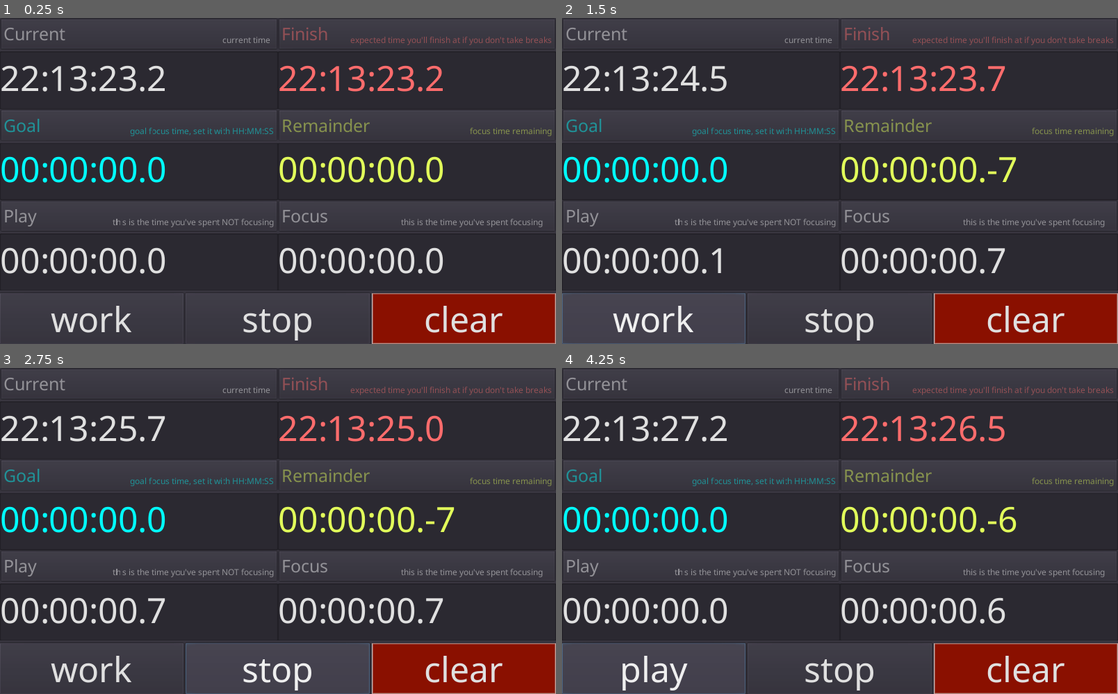
Above: before the commit, frames 1-4 (two rows, left to right).
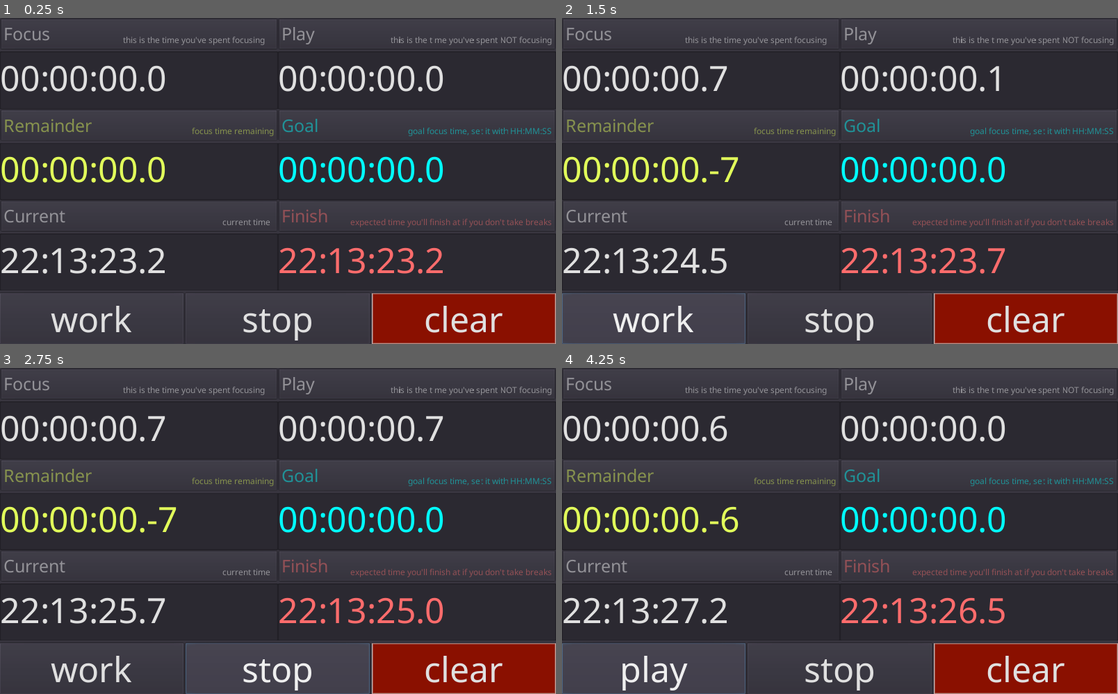
Above: after the commit, the same moments.

Repository: Streq/workplaytimer
Game: Godot game, scene res://main.tscn
Same seed, same stepped clock (60 frames per second), same inputs: the game is played once before the commit and once after it.
Inputs:
- Up to frame 1 (0.25 s): no input
- Up to frame 2 (1.5 s): click "work" at 0.5 s; click "play" at 1.25 s
- Up to frame 3 (2.75 s): click "stop" at 2 s
- Up to frame 4 (4.25 s): click "clear" at 2.75 s; click "work" at 3.5 s

The runs differ from the first frame. In frame 1, 8.2% of the frame differs, in the area x 0-100%, y 2-79%; in frame 2, 8.4%; in frame 3, 8.2%; in frame 4, 8.5%.

Commit message:
No guarde que gil

Diff:
--- a/main.tscn
+++ b/main.tscn
@@ -80,9 +80,191 @@
 custom_constants/hseparation = 0
 columns = 2
 
+[node name="VBoxContainer6" type="VBoxContainer" parent="HBoxContainer/VBoxContainer/GridContainer"]
+margin_right = 512.0
+margin_bottom = 168.0
+size_flags_horizontal = 3
+size_flags_vertical = 3
+
+[node name="Panel" type="PanelContainer" parent="HBoxContainer/VBoxContainer/GridContainer/VBoxContainer6"]
+margin_right = 512.0
+margin_bottom = 59.0
+grow_vertical = 0
+
+[node name="Label" type="Label" parent="HBoxContainer/VBoxContainer/GridContainer/VBoxContainer6/Panel"]
+self_modulate = Color( 1, 1, 1, 0.45098 )
+margin_left = 7.0
+margin_top = 7.0
+margin_right = 505.0
+margin_bottom = 52.0
+grow_horizontal = 0
+custom_fonts/font = ExtResource( 9 )
+text = "Focus"
+
+[node name="Label2" type="Label" parent="HBoxContainer/VBoxContainer/GridContainer/VBoxContainer6/Panel/Label"]
+self_modulate = Color( 1, 1, 1, 0.45098 )
+anchor_left = 1.0
+anchor_top = 1.0
+anchor_right = 1.0
+anchor_bottom = 1.0
+margin_left = -278.0
+margin_top = -23.0
+grow_horizontal = 0
+custom_fonts/font = ExtResource( 8 )
+text = "this is the time you've spent focusing"
+
+[node name="work_timer" parent="HBoxContainer/VBoxContainer/GridContainer/VBoxContainer6" instance=ExtResource( 3 )]
+unique_name_in_owner = true
+margin_top = 63.0
+margin_right = 512.0
+margin_bottom = 168.0
+hint_tooltip = "This is the time you've spent working"
+size_flags_horizontal = 3
+size_flags_vertical = 3
+stopped = true
+
+[node name="VBoxContainer5" type="VBoxContainer" parent="HBoxContainer/VBoxContainer/GridContainer"]
+margin_left = 512.0
+margin_right = 1024.0
+margin_bottom = 168.0
+size_flags_horizontal = 3
+size_flags_vertical = 3
+
+[node name="PanelContainer" type="PanelContainer" parent="HBoxContainer/VBoxContainer/GridContainer/VBoxContainer5"]
+margin_right = 512.0
+margin_bottom = 59.0
+
+[node name="Label" type="Label" parent="HBoxContainer/VBoxContainer/GridContainer/VBoxContainer5/PanelContainer"]
+self_modulate = Color( 1, 1, 1, 0.45098 )
+margin_left = 7.0
+margin_top = 7.0
+margin_right = 505.0
+margin_bottom = 52.0
+grow_horizontal = 0
+custom_fonts/font = ExtResource( 9 )
+text = "Play"
+
+[node name="Label2" type="Label" parent="HBoxContainer/VBoxContainer/GridContainer/VBoxContainer5/PanelContainer/Label"]
+self_modulate = Color( 1, 1, 1, 0.45098 )
+anchor_left = 1.0
+anchor_top = 1.0
+anchor_right = 1.0
+anchor_bottom = 1.0
+margin_left = -278.0
+margin_top = -23.0
+grow_horizontal = 0
+custom_fonts/font = ExtResource( 8 )
+text = "this is the time you've spent NOT focusing"
+
+[node name="play_timer" parent="HBoxContainer/VBoxContainer/GridContainer/VBoxContainer5" instance=ExtResource( 3 )]
+unique_name_in_owner = true
+margin_top = 63.0
+margin_right = 512.0
+margin_bottom = 168.0
+hint_tooltip = "This is the time you've spent NOT working"
+size_flags_horizontal = 3
+size_flags_vertical = 3
+
+[node name="VBoxContainer4" type="VBoxContainer" parent="HBoxContainer/VBoxContainer/GridContainer"]
+margin_top = 168.0
+margin_right = 512.0
+margin_bottom = 335.0
+size_flags_horizontal = 3
+size_flags_vertical = 3
+
+[node name="PanelContainer" type="PanelContainer" parent="HBoxContainer/VBoxContainer/GridContainer/VBoxContainer4"]
+margin_right = 512.0
+margin_bottom = 59.0
+
+[node name="Label" type="Label" parent="HBoxContainer/VBoxContainer/GridContainer/VBoxContainer4/PanelContainer"]
+modulate = Color( 0.890196, 1, 0.356863, 1 )
+self_modulate = Color( 1, 1, 1, 0.45098 )
+margin_left = 7.0
+margin_top = 7.0
+margin_right = 505.0
+margin_bottom = 52.0
+grow_horizontal = 0
+custom_fonts/font = ExtResource( 9 )
+text = "Remainder"
+
+[node name="Label2" type="Label" parent="HBoxContainer/VBoxContainer/GridContainer/VBoxContainer4/PanelContainer/Label"]
+self_modulate = Color( 1, 1, 1, 0.45098 )
+anchor_left = 1.0
+anchor_top = 1.0
+anchor_right = 1.0
+anchor_bottom = 1.0
+margin_left = -116.0
+margin_top = -23.0
+grow_horizontal = 0
+custom_fonts/font = ExtResource( 8 )
+text = "focus time remaining"
+
+[node name="work_remainder" type="TextEdit" parent="HBoxContainer/VBoxContainer/GridContainer/VBoxContainer4"]
+unique_name_in_owner = true
+margin_top = 63.0
+margin_right = 512.0
+margin_bottom = 167.0
+hint_tooltip = "This is the time you've got left"
+size_flags_horizontal = 3
+size_flags_vertical = 3
+custom_colors/font_color = Color( 0.890196, 1, 0.356863, 1 )
+text = "00:00:00"
+script = ExtResource( 1 )
+goal_path = NodePath("../../VBoxContainer3/work_goal")
+timer_path = NodePath("../../VBoxContainer6/work_timer")
+
+[node name="VBoxContainer3" type="VBoxContainer" parent="HBoxContainer/VBoxContainer/GridContainer"]
+margin_left = 512.0
+margin_top = 168.0
+margin_right = 1024.0
+margin_bottom = 335.0
+size_flags_horizontal = 3
+size_flags_vertical = 3
+
+[node name="PanelContainer" type="PanelContainer" parent="HBoxContainer/VBoxContainer/GridContainer/VBoxContainer3"]
+margin_right = 512.0
+margin_bottom = 59.0
+
+[node name="Label" type="Label" parent="HBoxContainer/VBoxContainer/GridContainer/VBoxContainer3/PanelContainer"]
+modulate = Color( 0, 1, 1, 1 )
+self_modulate = Color( 1, 1, 1, 0.45098 )
+margin_left = 7.0
+margin_top = 7.0
+margin_right = 505.0
+margin_bottom = 52.0
+grow_horizontal = 0
+custom_fonts/font = ExtResource( 9 )
+text = "Goal"
+
+[node name="Label2" type="Label" parent="HBoxContainer/VBoxContainer/GridContainer/VBoxContainer3/PanelContainer/Label"]
+self_modulate = Color( 1, 1, 1, 0.45098 )
+anchor_left = 1.0
+anchor_top = 1.0
+anchor_right = 1.0
+anchor_bottom = 1.0
+margin_left = -223.0
+margin_top = -23.0
+grow_horizontal = 0
+custom_fonts/font = ExtResource( 8 )
+text = "goal focus time, set it with HH:MM:SS"
+
+[node name="work_goal" type="TextEdit" parent="HBoxContainer/VBoxContainer/GridContainer/VBoxContainer3"]
+unique_name_in_owner = true
+margin_top = 63.0
+margin_right = 512.0
+margin_bottom = 167.0
+hint_tooltip = "This is the time you want to have spent working,
+you can set it using the format HH:MM:SS"
+size_flags_horizontal = 3
+size_flags_vertical = 3
+custom_colors/font_color = Color( 0, 1, 1, 1 )
+text = "00:30:00"
+script = ExtResource( 5 )
+
 [node name="VBoxContainer" type="VBoxContainer" parent="HBoxContainer/VBoxContainer/GridContainer"]
-margin_right = 512.0
-margin_bottom = 168.0
+margin_top = 335.0
+margin_right = 512.0
+margin_bottom = 502.0
 size_flags_horizontal = 3
 size_flags_vertical = 3
 
@@ -116,7 +298,7 @@
 unique_name_in_owner = true
 margin_top = 63.0
 margin_right = 512.0
-margin_bottom = 168.0
+margin_bottom = 167.0
 hint_tooltip = "Current time"
 size_flags_horizontal = 3
 size_flags_vertical = 3
@@ -125,8 +307,9 @@
 
 [node name="VBoxContainer2" type="VBoxContainer" parent="HBoxContainer/VBoxContainer/GridContainer"]
 margin_left = 512.0
-margin_right = 1024.0
-margin_bottom = 168.0
+margin_top = 335.0
+margin_right = 1024.0
+margin_bottom = 502.0
 size_flags_horizontal = 3
 size_flags_vertical = 3
 
@@ -161,7 +344,7 @@
 unique_name_in_owner = true
 margin_top = 63.0
 margin_right = 512.0
-margin_bottom = 168.0
+margin_bottom = 167.0
 hint_tooltip = "This is the time you are expected to finish at,
 provided you don't take any breaks"
 size_flags_horizontal = 3
@@ -174,189 +357,6 @@
 goal_path = NodePath("../../VBoxContainer3/work_goal")
 now_path = NodePath("../../VBoxContainer/now")
 
-[node name="VBoxContainer3" type="VBoxContainer" parent="HBoxContainer/VBoxContainer/GridContainer"]
-margin_top = 168.0
-margin_right = 512.0
-margin_bottom = 335.0
-size_flags_horizontal = 3
-size_flags_vertical = 3
-
-[node name="PanelContainer" type="PanelContainer" parent="HBoxContainer/VBoxContainer/GridContainer/VBoxContainer3"]
-margin_right = 512.0
-margin_bottom = 59.0
-
-[node name="Label" type="Label" parent="HBoxContainer/VBoxContainer/GridContainer/VBoxContainer3/PanelContainer"]
-modulate = Color( 0, 1, 1, 1 )
-self_modulate = Color( 1, 1, 1, 0.45098 )
-margin_left = 7.0
-margin_top = 7.0
-margin_right = 505.0
-margin_bottom = 52.0
-grow_horizontal = 0
-custom_fonts/font = ExtResource( 9 )
-text = "Goal"
-
-[node name="Label2" type="Label" parent="HBoxContainer/VBoxContainer/GridContainer/VBoxContainer3/PanelContainer/Label"]
-self_modulate = Color( 1, 1, 1, 0.45098 )
-anchor_left = 1.0
-anchor_top = 1.0
-anchor_right = 1.0
-anchor_bottom = 1.0
-margin_left = -223.0
-margin_top = -23.0
-grow_horizontal = 0
-custom_fonts/font = ExtResource( 8 )
-text = "goal focus time, set it with HH:MM:SS"
-
-[node name="work_goal" type="TextEdit" parent="HBoxContainer/VBoxContainer/GridContainer/VBoxContainer3"]
-unique_name_in_owner = true
-margin_top = 63.0
-margin_right = 512.0
-margin_bottom = 167.0
-hint_tooltip = "This is the time you want to have spent working,
-you can set it using the format HH:MM:SS"
-size_flags_horizontal = 3
-size_flags_vertical = 3
-custom_colors/font_color = Color( 0, 1, 1, 1 )
-text = "00:30:00"
-script = ExtResource( 5 )
-
-[node name="VBoxContainer4" type="VBoxContainer" parent="HBoxContainer/VBoxContainer/GridContainer"]
-margin_left = 512.0
-margin_top = 168.0
-margin_right = 1024.0
-margin_bottom = 335.0
-size_flags_horizontal = 3
-size_flags_vertical = 3
-
-[node name="PanelContainer" type="PanelContainer" parent="HBoxContainer/VBoxContainer/GridContainer/VBoxContainer4"]
-margin_right = 512.0
-margin_bottom = 59.0
-
-[node name="Label" type="Label" parent="HBoxContainer/VBoxContainer/GridContainer/VBoxContainer4/PanelContainer"]
-modulate = Color( 0.890196, 1, 0.356863, 1 )
-self_modulate = Color( 1, 1, 1, 0.45098 )
-margin_left = 7.0
-margin_top = 7.0
-margin_right = 505.0
-margin_bottom = 52.0
-grow_horizontal = 0
-custom_fonts/font = ExtResource( 9 )
-text = "Remainder"
-
-[node name="Label2" type="Label" parent="HBoxContainer/VBoxContainer/GridContainer/VBoxContainer4/PanelContainer/Label"]
-self_modulate = Color( 1, 1, 1, 0.45098 )
-anchor_left = 1.0
-anchor_top = 1.0
-anchor_right = 1.0
-anchor_bottom = 1.0
-margin_left = -116.0
-margin_top = -23.0
-grow_horizontal = 0
-custom_fonts/font = ExtResource( 8 )
-text = "focus time remaining"
-
-[node name="work_remainder" type="TextEdit" parent="HBoxContainer/VBoxContainer/GridContainer/VBoxContainer4"]
-unique_name_in_owner = true
-margin_top = 63.0
-margin_right = 512.0
-margin_bottom = 167.0
-hint_tooltip = "This is the time you've got left"
-size_flags_horizontal = 3
-size_flags_vertical = 3
-custom_colors/font_color = Color( 0.890196, 1, 0.356863, 1 )
-text = "00:00:00"
-script = ExtResource( 1 )
-goal_path = NodePath("../../VBoxContainer3/work_goal")
-timer_path = NodePath("../../VBoxContainer6/work_timer")
-
-[node name="VBoxContainer5" type="VBoxContainer" parent="HBoxContainer/VBoxContainer/GridContainer"]
-margin_top = 335.0
-margin_right = 512.0
-margin_bottom = 502.0
-size_flags_horizontal = 3
-size_flags_vertical = 3
-
-[node name="PanelContainer" type="PanelContainer" parent="HBoxContainer/VBoxContainer/GridContainer/VBoxContainer5"]
-margin_right = 512.0
-margin_bottom = 59.0
-
-[node name="Label" type="Label" parent="HBoxContainer/VBoxContainer/GridContainer/VBoxContainer5/PanelContainer"]
-self_modulate = Color( 1, 1, 1, 0.45098 )
-margin_left = 7.0
-margin_top = 7.0
-margin_right = 505.0
-margin_bottom = 52.0
-grow_horizontal = 0
-custom_fonts/font = ExtResource( 9 )
-text = "Play"
-
-[node name="Label2" type="Label" parent="HBoxContainer/VBoxContainer/GridContainer/VBoxContainer5/PanelContainer/Label"]
-self_modulate = Color( 1, 1, 1, 0.45098 )
-anchor_left = 1.0
-anchor_top = 1.0
-anchor_right = 1.0
-anchor_bottom = 1.0
-margin_left = -278.0
-margin_top = -23.0
-grow_horizontal = 0
-custom_fonts/font = ExtResource( 8 )
-text = "this is the time you've spent NOT focusing"
-
-[node name="play_timer" parent="HBoxContainer/VBoxContainer/GridContainer/VBoxContainer5" instance=ExtResource( 3 )]
-unique_name_in_owner = true
-margin_top = 63.0
-margin_right = 512.0
-margin_bottom = 167.0
-hint_tooltip = "This is the time you've spent NOT working"
-size_flags_horizontal = 3
-size_flags_vertical = 3
-
-[node name="VBoxContainer6" type="VBoxContainer" parent="HBoxContainer/VBoxContainer/GridContainer"]
-margin_left = 512.0
-margin_top = 335.0
-margin_right = 1024.0
-margin_bottom = 502.0
-size_flags_horizontal = 3
-size_flags_vertical = 3
-
-[node name="Panel" type="PanelContainer" parent="HBoxContainer/VBoxContainer/GridContainer/VBoxContainer6"]
-margin_right = 512.0
-margin_bottom = 59.0
-grow_vertical = 0
-
-[node name="Label" type="Label" parent="HBoxContainer/VBoxContainer/GridContainer/VBoxContainer6/Panel"]
-self_modulate = Color( 1, 1, 1, 0.45098 )
-margin_left = 7.0
-margin_top = 7.0
-margin_right = 505.0
-margin_bottom = 52.0
-grow_horizontal = 0
-custom_fonts/font = ExtResource( 9 )
-text = "Focus"
-
-[node name="Label2" type="Label" parent="HBoxContainer/VBoxContainer/GridContainer/VBoxContainer6/Panel/Label"]
-self_modulate = Color( 1, 1, 1, 0.45098 )
-anchor_left = 1.0
-anchor_top = 1.0
-anchor_right = 1.0
-anchor_bottom = 1.0
-margin_left = -278.0
-margin_top = -23.0
-grow_horizontal = 0
-custom_fonts/font = ExtResource( 8 )
-text = "this is the time you've spent focusing"
-
-[node name="work_timer" parent="HBoxContainer/VBoxContainer/GridContainer/VBoxContainer6" instance=ExtResource( 3 )]
-unique_name_in_owner = true
-margin_top = 63.0
-margin_right = 512.0
-margin_bottom = 167.0
-hint_tooltip = "This is the time you've spent working"
-size_flags_horizontal = 3
-size_flags_vertical = 3
-stopped = true
-
 [node name="HBoxContainer2" type="HBoxContainer" parent="HBoxContainer/VBoxContainer"]
 margin_top = 506.0
 margin_right = 1024.0
Not shown, changed: export_presets.cfg
